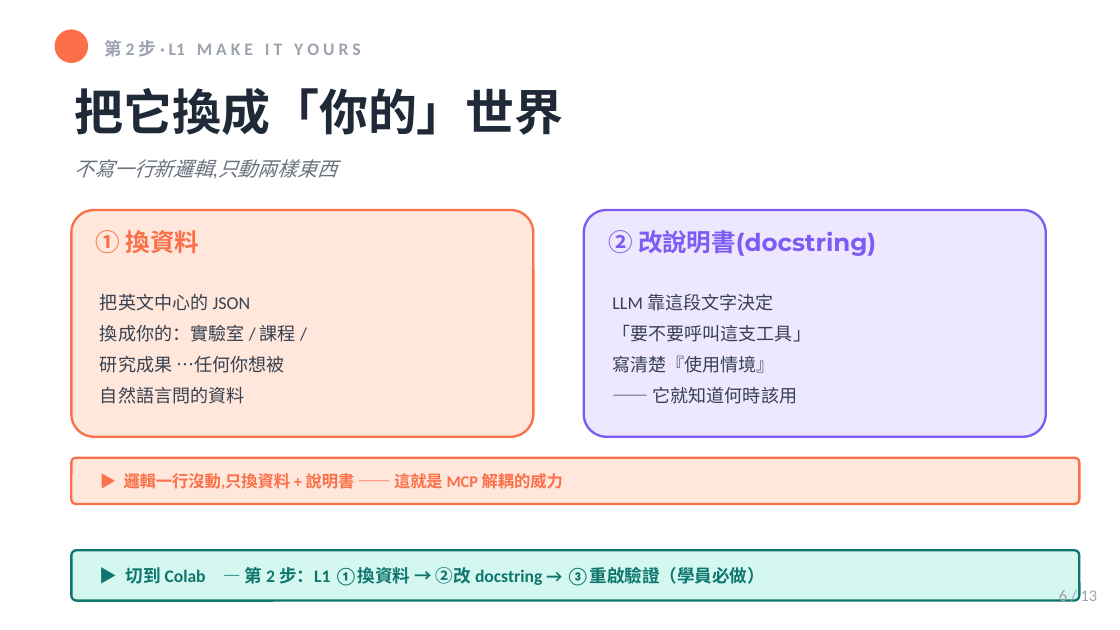
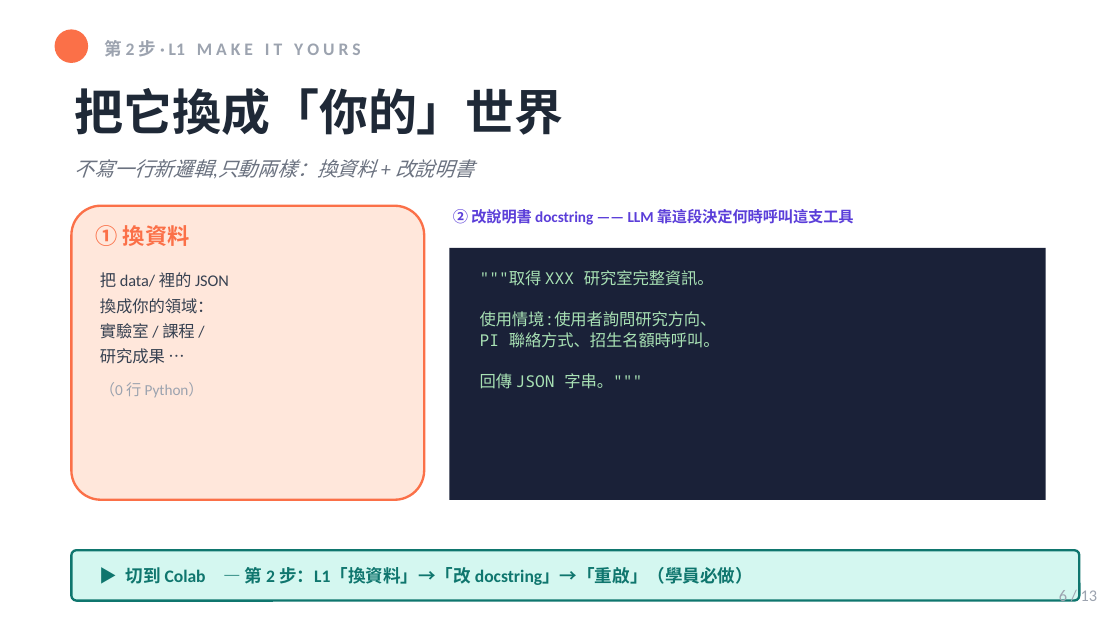
Before and after one commit to UDICatNCHU/nchu-mcp-workshop-2026, a slide deck: slide 6 of slides/04-hands-on-lab.pptx. Drawn at 1120x630 pixels with LibreOffice and Linux fonts; fonts in the diff are those of the drawing. Boxes give left, top, right and bottom in pixels: in the first picture for what was removed or moved away, otherwise in the second. Text is boxed around its words. In the diff, an @@ line names an element or a change of style, - is before the commit and + after.

Commit message:
feat(seg4-slides): 步驟頁加真實程式碼/軌跡 artifact(改善點 2)
hands-on 段原本只「講」程式碼、從不「show」。在三個最具體的時刻放真實 artifact:
- 第1步:加「看得見的 loop」server-log tool_use 軌跡(學員在 Colab 會親眼看到的那串)
- 第2步(L1):「改 docstring」從文字卡換成真實 docstring 程式碼片段
- 第6步(L5):放學員親手寫的 get_today() 真實程式碼(@mcp.tool + datetime)
用既有 dark code_block,概念頁就跟 Colab 實際畫面接起來。
另:清掉 slide 上的 emoji(🔑🔍🚀✏️🔄☰ 在 LibreOffice 會變豆腐),
cue 改以 cell 名稱引導;✓✗→▶ 維持(可正常 render)。

```diff
--- a/slides/04-hands-on-lab.pptx
+++ b/slides/04-hands-on-lab.pptx
@@ text at bbox=[75, 159, 474, 178]: text changed @@
-不寫一行新邏輯,只動兩樣東西
+不寫一行新邏輯,只動兩樣：換資料 + 改說明書
@@ rounded rectangle: place and size @@
-rounded rectangle at bbox=[72, 211, 533, 437]
+rounded rectangle at bbox=[72, 206, 424, 500]
@@ text at bbox=[453, 209, 854, 225]: text changed; size 15.8 to 9.8 pt; font Montserrat to Calibri; text colour #7B5CF5 to #5B3ED9 @@
-② 改說明書(docstring)
+② 改說明書 docstring —— LLM 靠這段決定何時呼叫這支工具
@@ text "① 換資料" at bbox=[96, 225, 190, 246]: size 15.8 to 14.2 pt @@
@@ rounded rectangle removed at bbox=[584, 211, 1045, 437] @@
@@ rectangle added at bbox=[449, 248, 1045, 500], fill #1A2138 @@
@@ text at bbox=[100, 272, 229, 397]: text changed; size 11.6 to 10.5 pt @@
-把英文中心的 JSON
-換成你的：實驗室 / 課程 /
-研究成果 …任何你想被
-自然語言問的資料
+把 data/ 裡的 JSON
+換成你的領域：
+實驗室 / 課程 /
+研究成果 …
+（0 行 Python）
@@ text added at bbox=[480, 270, 720, 389], 10.5 pt, text #A8E1B4 @@
+"""取得 XXX 研究室完整資訊。
+使用情境:使用者詢問研究方向、
+PI 聯絡方式、招生名額時呼叫。
+回傳 JSON 字串。"""
@@ text removed at bbox=[612, 294, 811, 404] @@
-LLM 靠這段文字決定
-「要不要呼叫這支工具」
-寫清楚『使用情境』
-—— 它就知道何時該用
@@ rounded rectangle removed at bbox=[72, 458, 1080, 504] @@
@@ text removed at bbox=[124, 473, 563, 489] @@
-▶ 邏輯一行沒動,只換資料 + 說明書 —— 這就是 MCP 解耦的威力
@@ text at bbox=[125, 567, 753, 585]: text changed @@
-▶ 切到 Colab — 第 2 步：L1 ①換資料 → ②改 docstring → ③重啟驗證（學員必做）
+▶ 切到 Colab — 第 2 步：L1「換資料」→「改 docstring」→「重啟」（學員必做）
```
Also in this commit, not shown: 5 other slides changed, 1 other file.
